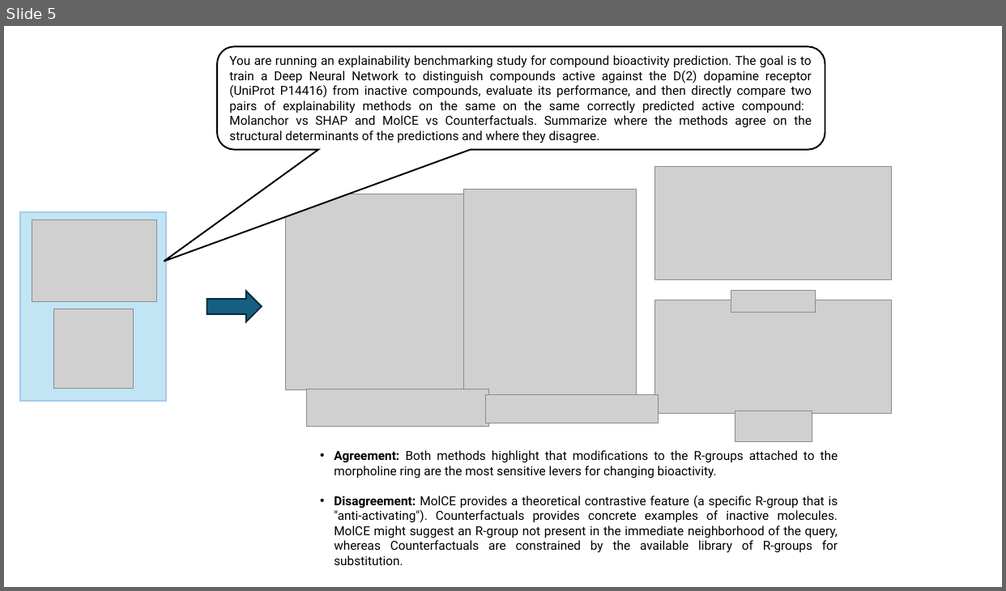
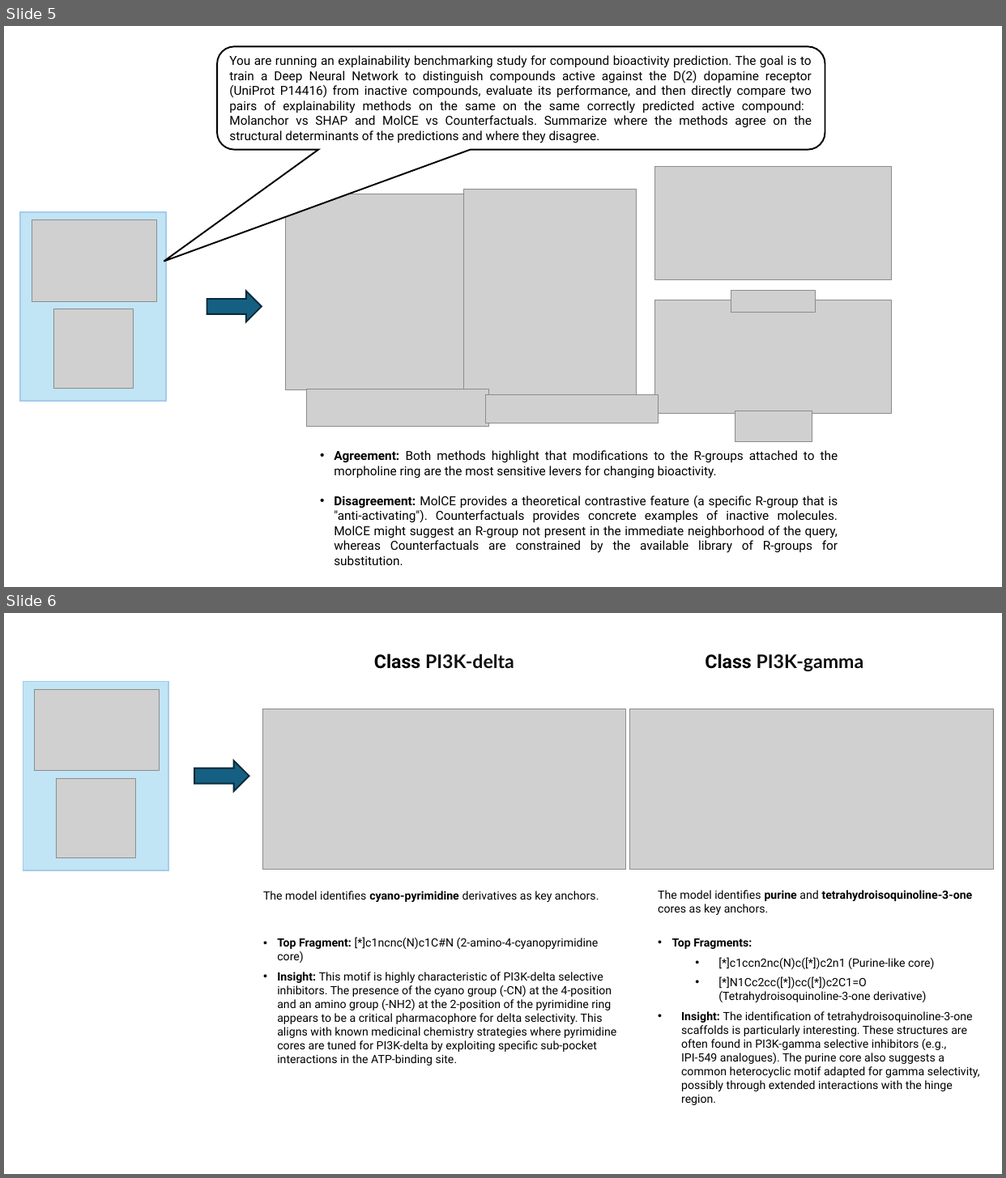
Before and after one commit to LSI-Uni-Bonn/ChemicHAL, a slide deck: slides/figures_AI_agent.pptx. Shown one above the other, each under a label of ours: slide 5 before the commit, slides 5 and 6 after it. The pictures are 1006x591 and 1006x1178 pixels, drawn with LibreOffice and Linux fonts; fonts in the diff are those of the drawing; grey boxes stand for pictures. Boxes give left, top, right and bottom in pixels: in the first picture for what was removed or moved away, otherwise in the second. Text is boxed around its words. In the diff, an @@ line names an element or a change of style, - is before the commit and + after.

Commit message:
Update presentation slides for AI Agent Explainability and Figures

```diff
--- a/slides/figures_AI_agent.pptx
+++ b/slides/figures_AI_agent.pptx
@@ slide 6 added at (4,613,1002,1174), background #FFFFFF @@
@@ text added at (374,653,514,669), 18 pt, text #0F0F0F, bold @@
+Class PI3K-delta
@@ text added at (705,653,864,671), 18 pt, text #0F0F0F, bold @@
+Class PI3K-gamma
@@ rectangle added at (23,681,168,871), fill #C1E5F5, outline #A6CAEC 1.5 pt @@
@@ picture added at (34,689,159,771) @@
@@ picture added at (262,709,625,869) @@
@@ picture added at (630,709,994,869) @@
@@ picture added at (57,778,136,858) @@
@@ right arrow added at (195,760,249,791), fill #156082, outline #092A39 1.5 pt @@
@@ text added at (263,891,616,1066), 11 pt, text #000000 @@
+The model identifies cyano-pyrimidine derivatives as key anchors.
+• Top Fragment: [*]c1ncnc(N)c1C#N (2-amino-4-cyanopyrimidine core)
+• Insight: This motif is highly characteristic of PI3K-delta selective inhibitors. The presence of the cyano group (-CN) at the 4-position and an amino group (-NH2) at the 2-position of the pyrimidine ring appears to be a critical pharmacophore for delta selectivity. This aligns with known medicinal chemistry strategies where pyrimidine cores are tuned for PI3K-delta by exploiting specific sub-pocket interactions in the ATP-binding site.
@@ text added at (658,890,980,1105), 11 pt, text #000000 @@
+The model identifies purine and tetrahydroisoquinoline-3-one cores as key anchors.
+• Top Fragments:
+  • [*]c1ccn2nc(N)c([*])c2n1 (Purine-like core)
+  • [*]N1Cc2cc([*])cc([*])c2C1=O (Tetrahydroisoquinoline-3-one derivative)
+• Insight: The identification of tetrahydroisoquinoline-3-one scaffolds is particularly interesting. These structures are often found in PI3K-gamma selective inhibitors (e.g., IPI-549 analogues). The purine core also suggests a common heterocyclic motif adapted for gamma selectivity, possibly through extended interactions with the hinge region.
```
Also in this commit, not shown: 2 other slides added, 1 other file.
